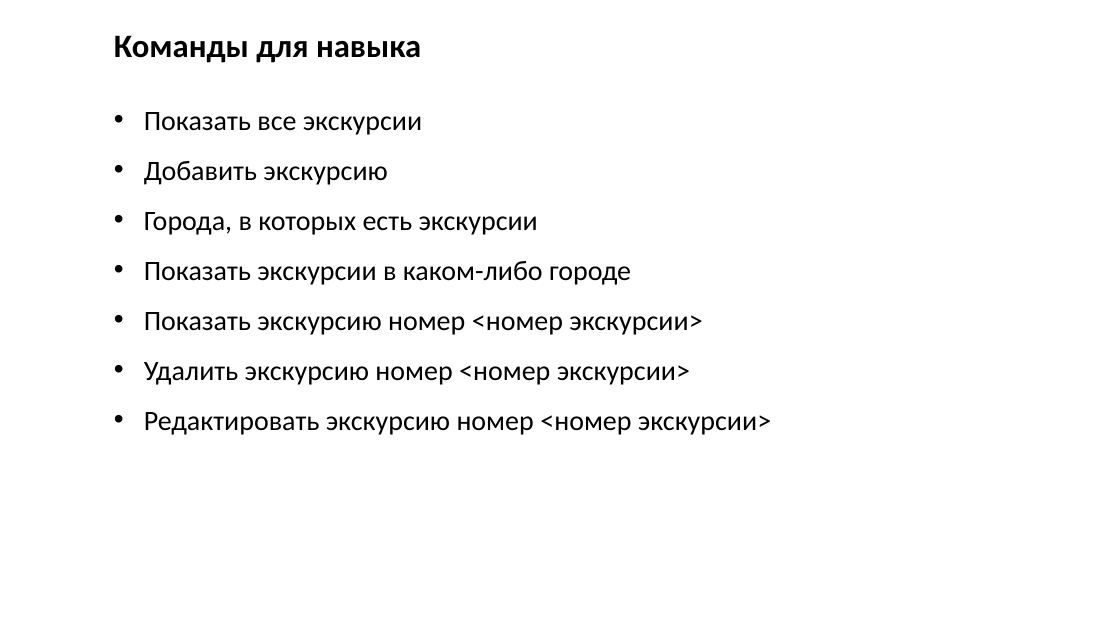
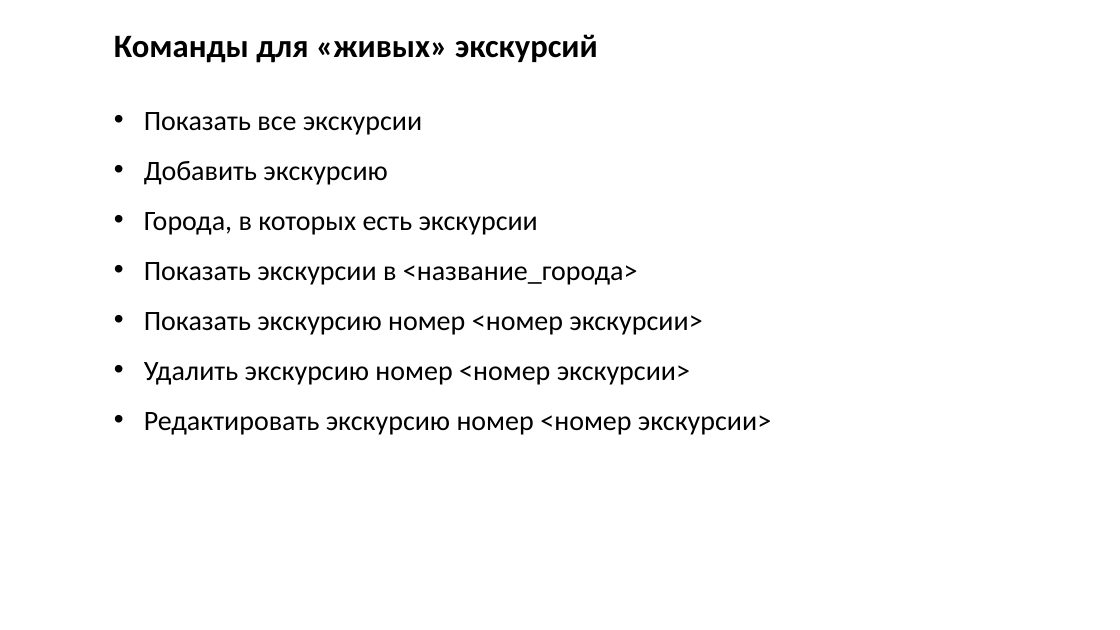
Before and after one commit to Neytrinoo/skillTour, a slide deck: slide 3 of presentation.pptx (slide 2 before the commit). Drawn at 1120x630 pixels with LibreOffice and Linux fonts; fonts in the diff are those of the drawing; background and template pictures are left out. Boxes give left, top, right and bottom in pixels: in the first picture for what was removed or moved away, otherwise in the second. Text is boxed around its words. In the diff, an @@ line names an element or a change of style, - is before the commit and + after.

```diff
--- a/presentation.pptx
+++ b/presentation.pptx
@@ text at [114, 34, 598, 63]: text changed @@
-Команды для навыка
+Команды для «живых» экскурсий
@@ text at [144, 262, 638, 285]: text changed @@
-• Показать экскурсии в каком-либо городе
+• Показать экскурсии в <название_города>
```
Also in this commit, not shown: 2 other slides changed, 4 slides added, 2 slides removed, 2 other files.
